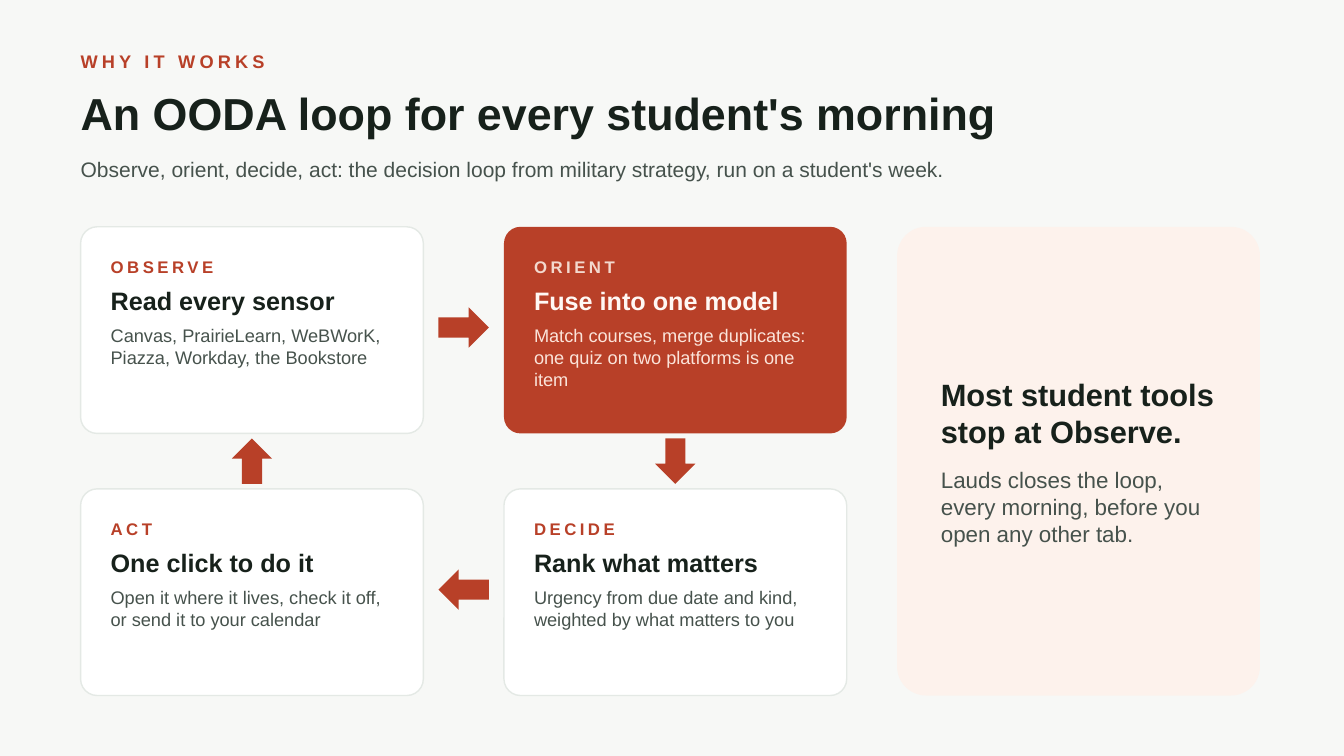
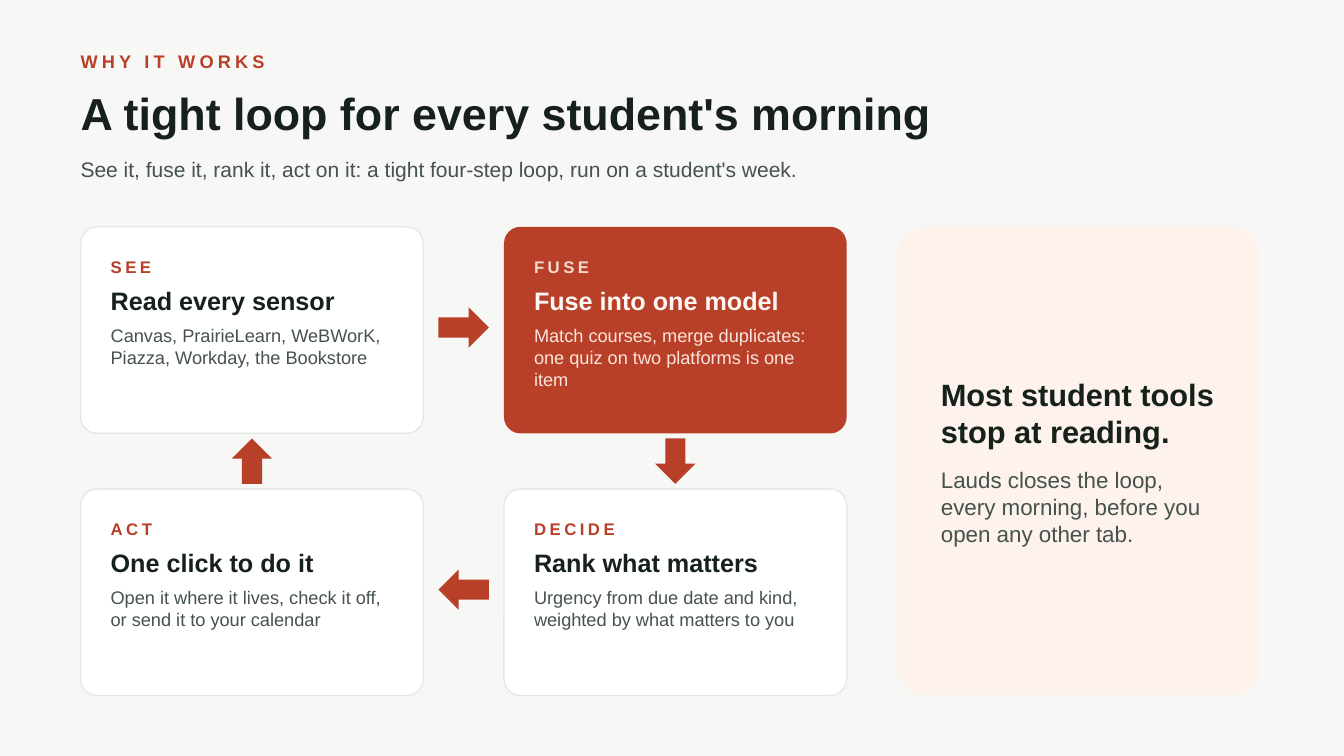
Before and after one commit to terraceonhigh/helloHacks26, a slide deck: slide 5 of docs/pitch/keynote/Lauds-keynote.pptx. Drawn at 1344x756 pixels with LibreOffice and Linux fonts; fonts in the diff are those of the drawing. Boxes give left, top, right and bottom in pixels: in the first picture for what was removed or moved away, otherwise in the second. Text is boxed around its words. In the diff, an @@ line names an element or a change of style, - is before the commit and + after.

```diff
--- a/docs/pitch/keynote/Lauds-keynote.pptx
+++ b/docs/pitch/keynote/Lauds-keynote.pptx
@@ text at (81, 97, 930, 139): text changed @@
-An OODA loop for every student's morning
+A tight loop for every student's morning
@@ text at (81, 162, 797, 181): text changed @@
-Observe, orient, decide, act: the decision loop from military strategy, run on a student's week.
+See it, fuse it, rank it, act on it: a tight four-step loop, run on a student's week.
@@ text in rounded rectangle at (111, 261, 151, 273): text changed @@
-OBSERVE
+SEE
@@ text in rounded rectangle at (534, 261, 589, 273): text changed @@
-ORIENT
+FUSE
@@ text in rounded rectangle at (941, 383, 1213, 448): text changed @@
-Most student tools stop at Observe.
+Most student tools stop at reading.
```
Also in this commit, not shown: 5 other slides changed, 6 other files.
